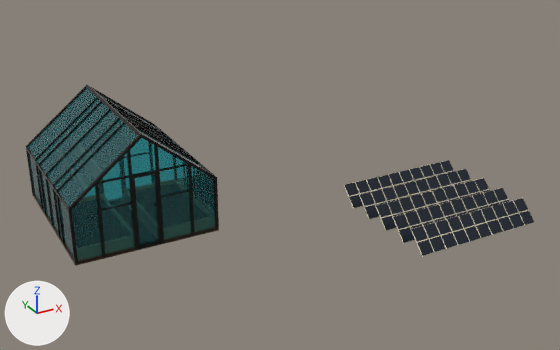
What one commit did to the Blender file stuff/Buildings/Managment/Models/Sun_energy.blend.
One viewpoint serves both versions: a 50 mm lens placed at (-29.3, -43.8, 25.1), pointed at (-4.9, 0.6, 2.9). Lighting does not change. The marker at lower left points along +X, +Y and +Z.

Names of what the first picture shows: 'Building S', 'Sun energy'.
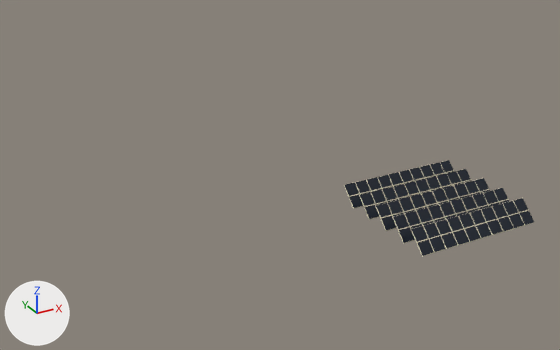
The change, as JSON lines over the scene's bpy script:
```json
{"op": "remove", "block": "ob_building_s", "code": ["ob_building_s = bpy.data.objects.new('Building S', me_cube)", "ob_building_s.location = (-20.0, 0.0, 0.0)", "ob_building_s.rotation_euler = (0.0, 0.0, 1.571)  # degrees (0, 0, 90)", "ob_building_s.scale = (0.1, 0.1, 1.0)"]}
```

Where the change shows, as pixel boxes (x1, y1, x2, y2) in the pictures (560 x 350 px):
```json
{"object": "Building S", "change": "deleted", "before": [26, 85, 219, 266], "on screen": "cyan", "faces in mat_material_001 (cyan #51dee7)": [28, 88, 215, 261], "faces in mat_material (brown #331405)": [26, 85, 219, 266]}
```
